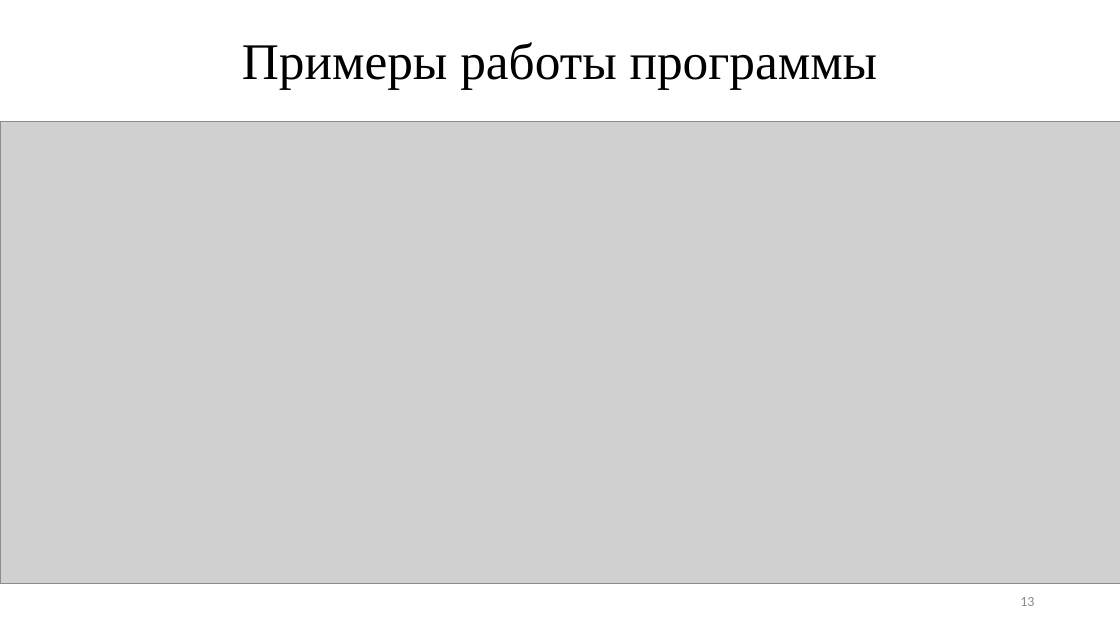
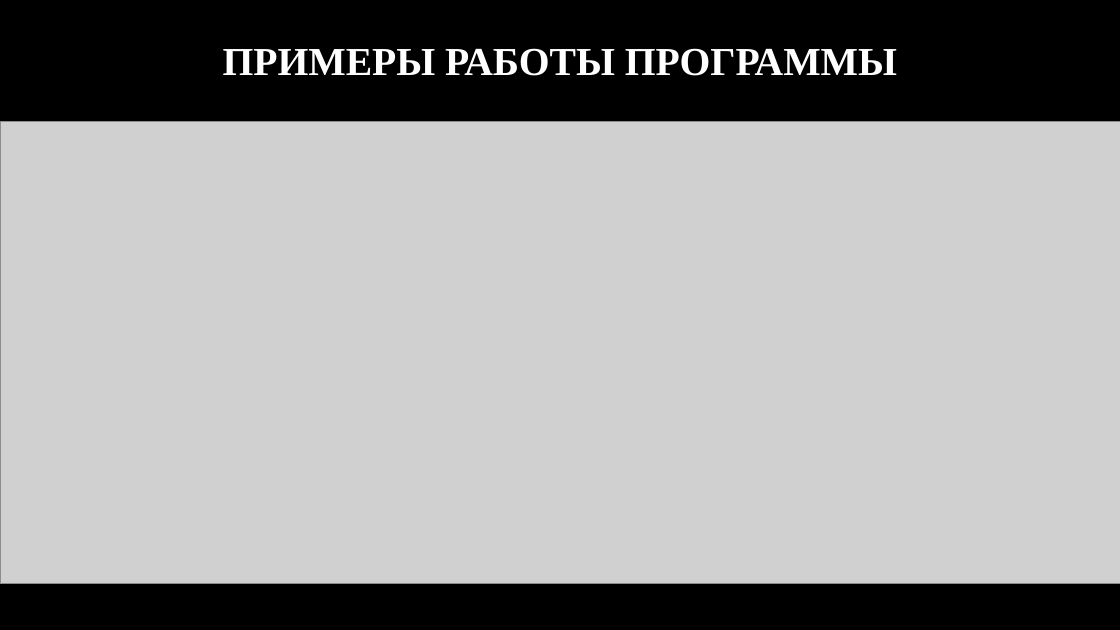
Before and after one commit to DMfananddu/Diploma, a slide deck: slide 13 of Защита диплома.pptx. Drawn at 1120x630 pixels with LibreOffice and Linux fonts; fonts in the diff are those of the drawing; grey boxes stand for pictures; background and template pictures are left out. Boxes give left, top, right and bottom in pixels: in the first picture for what was removed or moved away, otherwise in the second. Text is boxed around its words. In the diff, an @@ line names an element or a change of style, - is before the commit and + after.

```diff
--- a/Защита диплома.pptx
+++ b/Защита диплома.pptx
@@ background #FFFFFF to picture (left out) @@
@@ title at [223, 48, 897, 76]: text changed; size 44 to 34 pt; text colour #000000 to #FFFFFF; bold on @@
-Примеры работы программы
+ПРИМЕРЫ РАБОТЫ ПРОГРАММЫ
@@ page number removed at [1020, 597, 1034, 606] @@
-13
```
Also in this commit, not shown: 13 other slides changed, 1 slide added, 1 slide removed.
